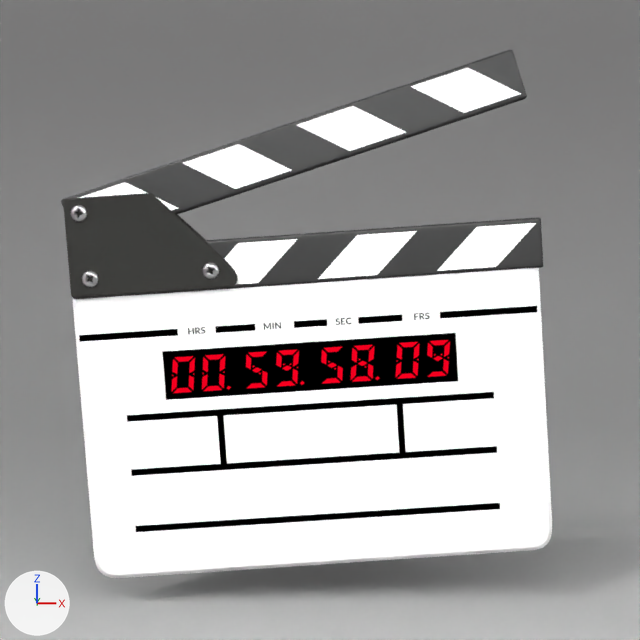
Before and after pictures for a commit that changed the Blender file sketch/pitivi.blend.
Both versions are drawn from the file's camera 'Camera'. Arrows for +X, +Y and +Z are at lower left; the lights stay in place.

Script lines for the objects in view, before the commit:
```python
ob_cube = bpy.data.objects.new('Cube', me_cube)
ob_cube.parent = ob_curvecircle
ob_cube.location = (-4.816, -0.228, 0.837)
ob_cube.rotation_euler = (1.571, 0.0, 0.0)  # degrees (90, 0, 0)
ob_cube.scale = (1.53, 1.53, 1.53)
ob_cube_003 = bpy.data.objects.new('Cube.003', me_cube_004)
ob_cube_003.parent = ob_curvecircle
ob_cube_003.location = (-4.937, 0.0, -0.802)
ob_cube_003.rotation_euler = (-3.142, -0.00103, 0.0)  # degrees (-180, -0.1, 0)
ob_cube_003.scale = (-1.06, 1.06, 1.06)
ob_curvecircle_001 = bpy.data.objects.new('CurveCircle.001', me_mesh)
ob_curvecircle_001.location = (0.0, 0.0, 0.8)
ob_curvecircle_001.rotation_euler = (-1.571, 0.0675, 3.142)  # degrees (-90, 3.9, 180)
ob_curvecircle_001.scale = (0.102, 0.102, 0.102)
# also in view: 'Cube.002' at (-0.06, 0.0, 1.69); 'Plane' at (0.0, 0.84, 3.21)
```
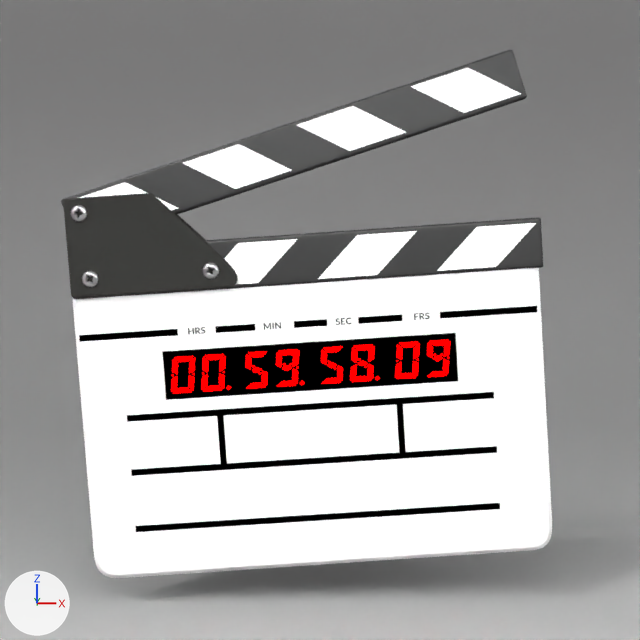
Commit message: / ‘sketch/pitivi.blend’

What changed in the scene script:
```text
Change mat_digits:
    remove n3 = _N.new('ShaderNodeAddShader'); n3.name = 'Add Shader'
    remove n4 = _N.new('ShaderNodeTexImage'); n4.name = 'Image Texture.001'
    remove n4.image = img_clapboard_digits_emit_png
    remove n5 = _N.new('ShaderNodeEmission'); n5.name = 'Emission'
    remove n5.inputs[0].default_value = (0.844, 0.0, 0.0134, 1.0)  # 'Color', red #ed001f
    add n3 = _N.new('ShaderNodeAddShader'); n3.name = 'Add Shader'
    add n5 = _N.new('ShaderNodeEmission'); n5.name = 'Emission'
    add n5.inputs[0].default_value = (1.0, 0.0, 0.0, 1.0)  # 'Color', red #ff0000
    add n4 = _N.new('ShaderNodeTexImage'); n4.name = 'Image Texture.001'
    add n4.image = img_clapboard_digits_emit_png
    add n10 = _N.new('ShaderNodeMath'); n10.name = 'Math'
    add n10.operation = 'MULTIPLY'
    add n10.inputs[1].default_value = 20.0  # 'Value'
    remove _L.new(n4.outputs[0], n5.inputs[1])  # 'Color' to 'Strength'
    add _L.new(n4.outputs[0], n10.inputs[0])  # 'Color' to 'Value'
    add _L.new(n10.outputs[0], n5.inputs[1])  # 'Value' to 'Strength'
```

Boxes (x1, y1, x2, y2) around the edits, measured in the pictures (640 x 640 px):
'CurveCircle.001', recoloured: (167, 336, 454, 398) in both
